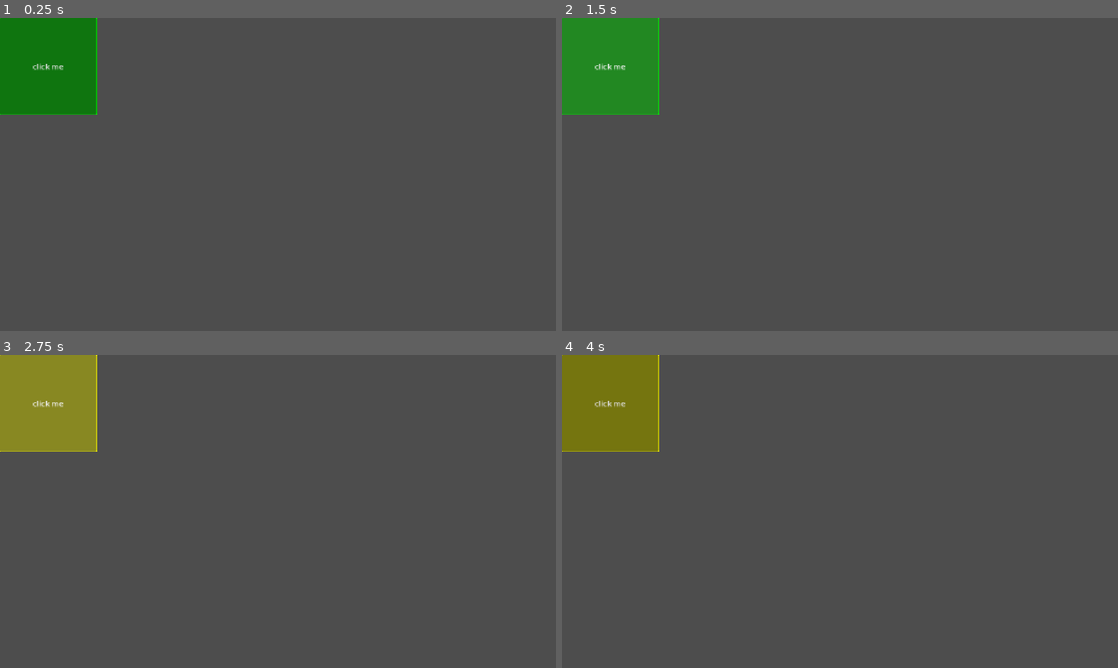
Above: before the commit, frames 1-4 (two rows, left to right).
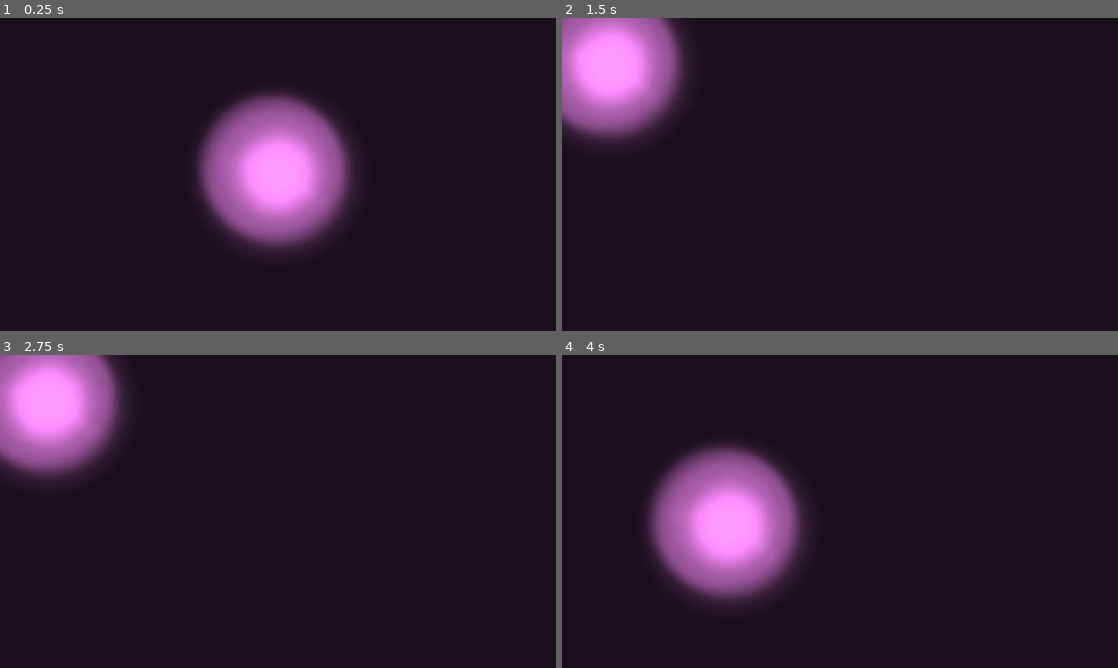
Above: after the commit, the same moments.

Repository: xXample/game-jam-2026
Game: Godot game, scene res://main_2_(test).tscn
Same seed, same stepped clock (60 frames per second), same inputs: the game is played once before the commit and once after it. This scene is started directly instead of the project's main scene.
Inputs (mouse positions are in pixels of both pictures, inside the frame that each line leads up to):
- Up to frame 1 (0.25 s): no input
- Up to frame 2 (1.5 s): click (612, 64) at 0.5 s, where only the run before the commit has a clickable "click me"; click (612, 64) at 1.25 s, where only the run before the commit has a clickable "click me"
- Up to frame 3 (2.75 s): click (50, 401) at 2 s, where only the run before the commit has a clickable "click me"
- Up to frame 4 (4 s): move the mouse to (962, 495) at 2.77 s; tap Enter at 3.5 s; move the mouse to (728, 527) at 3.52 s

The runs differ from the first frame. In frame 1, 100% of the frame differs, in the area x 0-100%, y 0-100%; in frame 2, 100%; in frame 3, 100%; in frame 4, 100%.

Commit message:
freaking title screen and flashlight

Diff:
--- /dev/null
+++ b/darkness.gd
@@ -0,0 +1,10 @@
+extends ColorRect
+
+
+@onready var shader_material = material
+
+
+func _process(_delta):
+	var mouse_position = get_global_mouse_position()
+
+	shader_material.set_shader_parameter("mouse_position", mouse_position)
--- /dev/null
+++ b/main_2_(test).gdshader
@@ -0,0 +1,19 @@
+shader_type canvas_item;
+
+uniform vec2 mouse_position;
+uniform float radius = 150.0;
+uniform float softness = 50.0;
+
+void fragment() {
+	vec2 pixel_position = FRAGCOORD.xy;
+
+	float distance_from_mouse = distance(pixel_position, mouse_position);
+
+	float alpha = smoothstep(
+		radius - softness,
+		radius,
+		distance_from_mouse
+	);
+
+	COLOR = vec4(0.0, 0.0, 0.0, alpha * 0.95);
+}
--- a/main_2_(test).tscn
+++ b/main_2_(test).tscn
@@ -1,17 +1,25 @@
 [gd_scene format=3 uid="uid://cdypi4yf4sx4l"]
 
-[ext_resource type="PackedScene" uid="uid://bir8hgpy2sytk" path="res://block.tscn" id="1_0xpsc"]
-[ext_resource type="Script" uid="uid://c4tpwiy02f8p2" path="res://game_manager.gd" id="2_nhby0"]
+[ext_resource type="Texture2D" uid="uid://bopacjt1woloh" path="res://png/flashlight-text.jpg" id="3_bs3yj"]
+[ext_resource type="Script" uid="uid://b1s35vhshmga4" path="res://point_light_2d.gd" id="3_nhby0"]
 
 [node name="main 2 (test)" type="Node2D" unique_id=1701645893]
 
-[node name="Block" parent="." unique_id=1895391516 instance=ExtResource("1_0xpsc")]
+[node name="ColorRect" type="ColorRect" parent="." unique_id=948657003]
+anchors_preset = 15
+anchor_right = 1.0
+anchor_bottom = 1.0
+offset_right = 1980.0
+offset_bottom = 1040.0
+grow_horizontal = 2
+grow_vertical = 2
+color = Color(1, 0.5529412, 1, 1)
 
-[node name="Block2" parent="." unique_id=588839533 instance=ExtResource("1_0xpsc")]
+[node name="CanvasModulate" type="CanvasModulate" parent="." unique_id=1484300445]
+color = Color(0.108053125, 0.108053125, 0.114203185, 1)
 
-[node name="Block3" parent="." unique_id=1298214741 instance=ExtResource("1_0xpsc")]
-
-[node name="Block4" parent="." unique_id=456798904 instance=ExtResource("1_0xpsc")]
-
-[node name="GameManager" type="Node" parent="." unique_id=716059066]
-script = ExtResource("2_nhby0")
+[node name="PointLight2D" type="PointLight2D" parent="." unique_id=989593440]
+texture = ExtResource("3_bs3yj")
+offset = Vector2(-0.24, 0)
+texture_scale = 2.0
+script = ExtResource("3_nhby0")
--- /dev/null
+++ b/main_menu.gd
@@ -0,0 +1,16 @@
+extends Node2D
+
+
+# Called when the node enters the scene tree for the first time.
+func _ready() -> void:
+	pass # Replace with function body.
+
+
+# Called every frame. 'delta' is the elapsed time since the previous frame.
+func _process(delta: float) -> void:
+	pass
+
+
+func _on_start_button_pressed():
+	print("start")
+	get_tree().change_scene_to_file("res://main_2_(test).tscn")
--- /dev/null
+++ b/main_menu.tscn
@@ -0,0 +1,23 @@
+[gd_scene format=3 uid="uid://mwuu14b50fyn"]
+
+[ext_resource type="Script" uid="uid://b5neoojcsckid" path="res://main_menu.gd" id="1_7vrkn"]
+[ext_resource type="Texture2D" uid="uid://dt70isf837l8b" path="res://png/start-button.PNG" id="2_fu7sn"]
+[ext_resource type="Texture2D" uid="uid://cd7kud4abarxe" path="res://png/title-screen.PNG" id="2_jix8l"]
+
+[node name="MainMenu" type="Node2D" unique_id=1782874944]
+script = ExtResource("1_7vrkn")
+
+[node name="TextureRect" type="TextureRect" parent="." unique_id=422386660]
+offset_right = 1155.0
+offset_bottom = 647.0
+texture = ExtResource("2_jix8l")
+expand_mode = 2
+
+[node name="StartButton" type="TextureButton" parent="." unique_id=472986790]
+offset_left = 379.0
+offset_top = 332.0
+offset_right = 783.0
+offset_bottom = 508.0
+texture_normal = ExtResource("2_fu7sn")
+
+[connection signal="pressed" from="StartButton" to="." method="_on_start_button_pressed"]
--- /dev/null
+++ b/point_light_2d.gd
@@ -0,0 +1,8 @@
+extends PointLight2D
+
+func _process(_delta: float) -> void:
+
+	global_position = get_global_mouse_position()
+
+
+	global_rotation = 0.0
Not shown, added: darkness.gd.uid
Not shown, added: main_2_(test).gdshader.uid
Not shown, added: main_menu.gd.uid
Binary file added: png/flashlight-text.jpg
Not shown, added: png/flashlight-text.jpg.import
Binary file added: png/start-button.PNG
Not shown, added: png/start-button.PNG.import
Binary file added: png/title-screen.PNG
Not shown, added: png/title-screen.PNG.import
Not shown, added: point_light_2d.gd.uid
